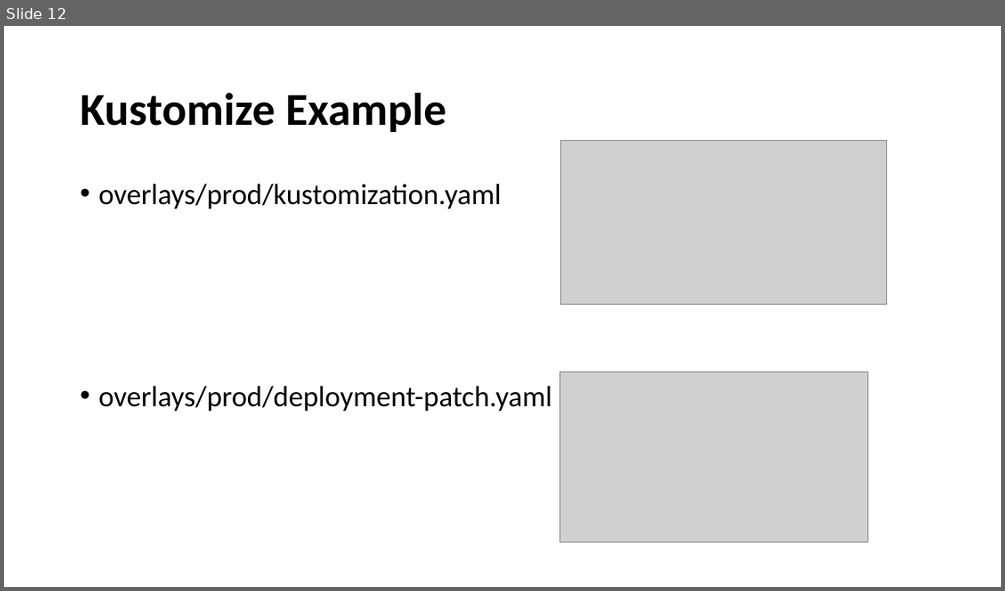
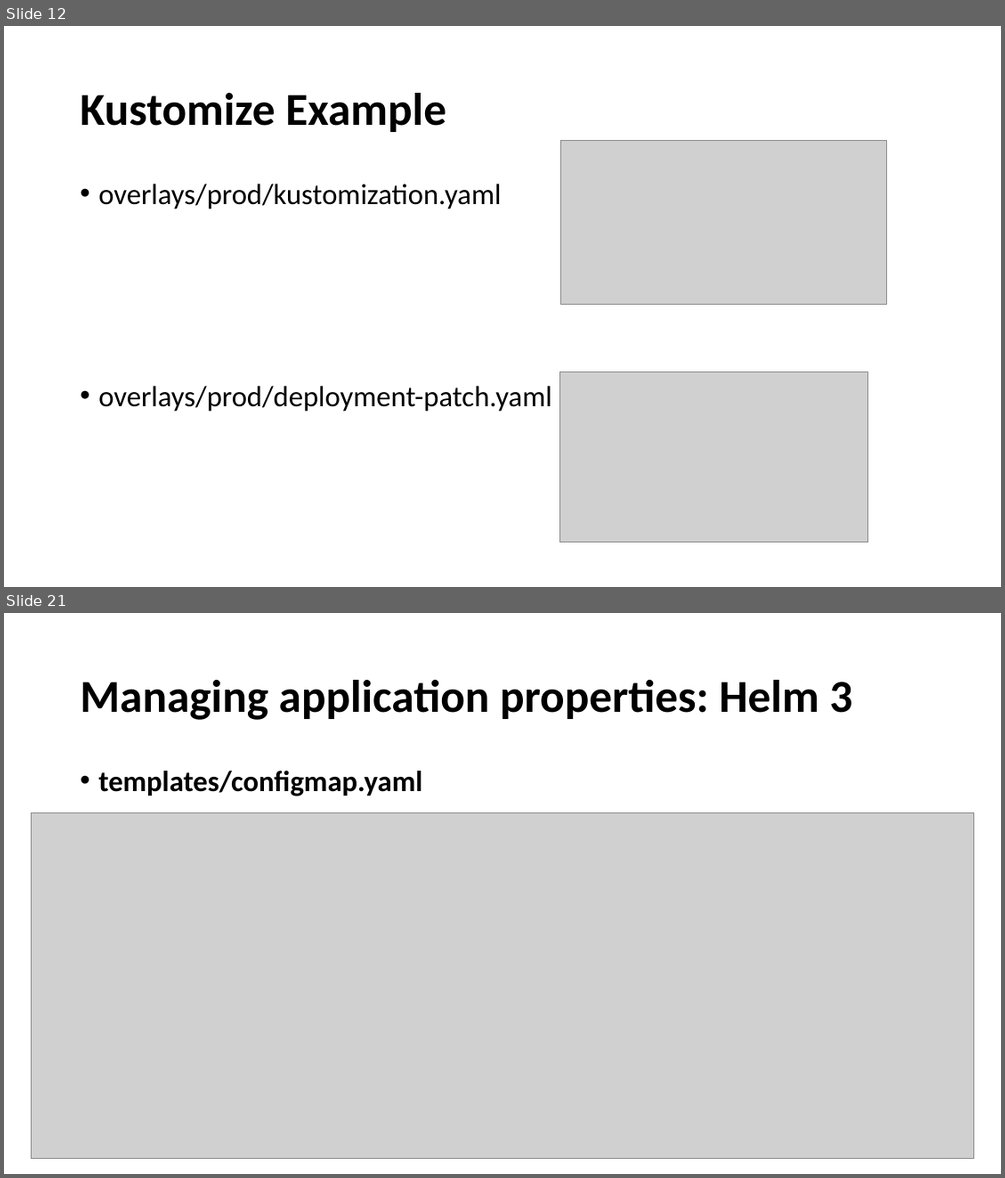
Before and after one commit to LasriReda/Slides, a slide deck: Helm vs Kustomize.pptx. Shown one above the other, each under a label of ours: slide 12 before the commit, slides 12 and 21 after it; the slides between them are not shown. The pictures are 1005x591 and 1005x1178 pixels, drawn with LibreOffice and Linux fonts; fonts in the diff are those of the drawing; grey boxes stand for pictures. Boxes give left, top, right and bottom in pixels: in the first picture for what was removed or moved away, otherwise in the second. Text is boxed around its words. In the diff, an @@ line names an element or a change of style, - is before the commit and + after.

```diff
--- a/Helm vs Kustomize.pptx
+++ b/Helm vs Kustomize.pptx
@@ slide 21 added at <box>4,613,1001,1174</box>, background #FFFFFF @@
@@ title added at <box>80,680,852,720</box>, 44 pt, text #000000, bold @@
+Managing application properties: Helm 3
@@ text added at <box>98,771,422,796</box>, 28 pt, text #000000, bold @@
+• templates/configmap.yaml
@@ picture added at <box>31,812,974,1159</box> @@
```
Also in this commit, not shown: 8 other slides added.
